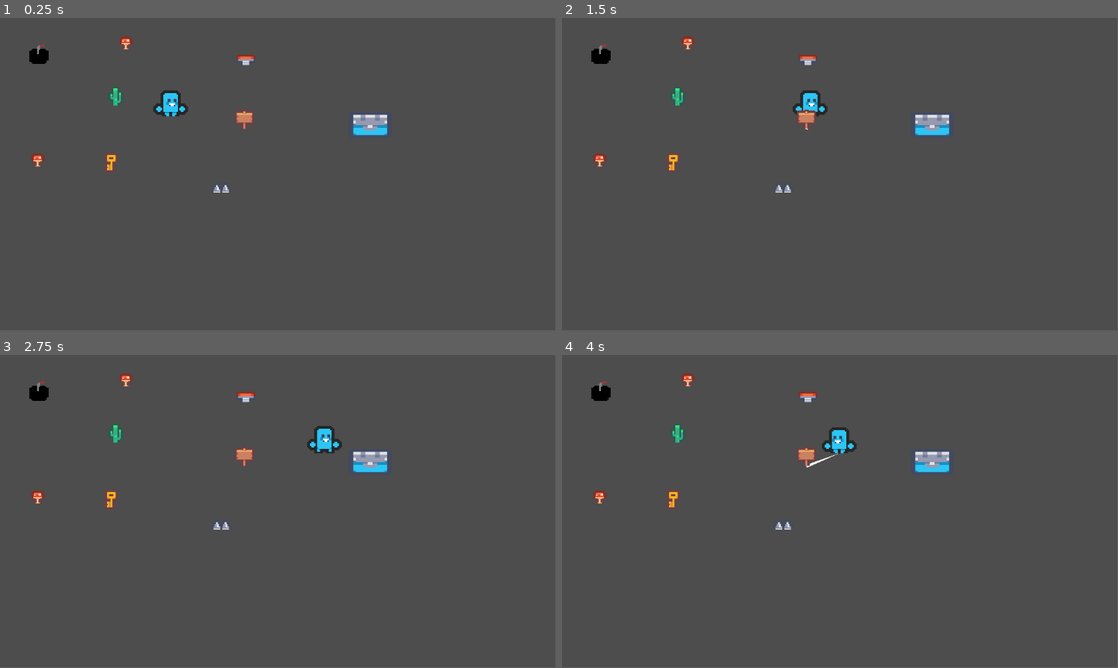
Above: before the commit, frames 1-4 (two rows, left to right).
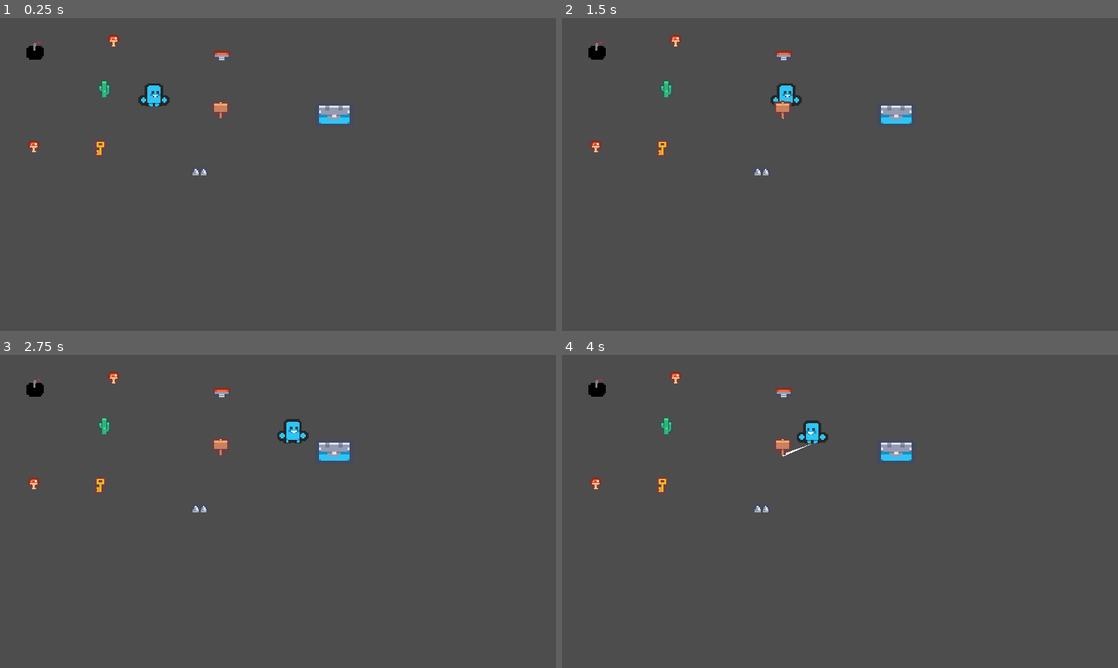
Above: after the commit, the same moments.

Repository: ClemiDouce/DualMotor
Game: Godot game, scene res://src/Stage/Stage.tscn
Two runs of this game, one before a commit and one after it. Both use one fixed random seed, a clock stepped at 60 frames per second and the inputs below.
Inputs (mouse positions are in pixels of both pictures, inside the frame that each line leads up to):
- Up to frame 1 (0.25 s): no input
- Up to frame 2 (1.5 s): tap Enter at 0.5 s; move the mouse to (962, 158) at 0.52 s; hold D (p1_right) 0.53-1.25 s; tap E (action_1) at 0.6 s; click (962, 158) at 0.67 s; drag from (728, 190) to (934, 124) at 1.27 s
- Up to frame 3 (2.75 s): tap Space at 2 s; move the mouse to (333, 442) at 2.02 s; hold D (p1_right) from 2.03 s (still down); tap Delete at 2.1 s
- Up to frame 4 (4 s): release D (p1_right) at 2.75 s; drag from (812, 574) to (890, 442) at 2.77 s; tap Enter at 3.5, 3.6 s; move the mouse to (1006, 558) at 3.52 s; hold A (p1_left) from 3.53 s (still down)
In our replay, the window is 799x449 before the commit and 800x450 after it. These sizes can differ from the game's own. Grey fills any space a smaller window leaves; there, only what the larger window draws over its background counts as a difference.

The runs differ from the first frame. In frame 1, 2.7% of the frame differs, in the area x 4-70%, y 5-56%; in frame 2, 2.7%; in frame 3, 2.7%; in frame 4, 2.8%.

Commit message:
Porter moteur et particle

Diff:
--- a/project.godot
+++ b/project.godot
@@ -15,8 +15,15 @@
 config/features=PackedStringArray("4.2", "Forward Plus")
 config/icon="res://icon.svg"
 
+[autoload]
+
+Global="*res://src/Singleton/Global.gd"
+
 [display]
 
+window/size/viewport_width=1280
+window/size/viewport_height=720
+window/stretch/mode="canvas_items"
 window/stretch/scale=3.0
 
 [editor_plugins]
--- a/src/Motor/anchor_element.gd
+++ b/src/Motor/anchor_element.gd
@@ -32,3 +32,13 @@
 		return null
 
 	return part_mounted
+
+func get_part_node() -> Node:
+	if not is_occupied:
+		return
+
+	return mounted_object.get_children()[0]
+
+func reset():
+	part_mounted = ""
+	get_part_node().queue_free()
--- a/src/Motor/motor.gd
+++ b/src/Motor/motor.gd
@@ -7,7 +7,10 @@
 @onready var anchor_right:= $AnchorRight as MotorEmplacement
 @onready var anchor_down:= $AnchorDown as MotorEmplacement
 @onready var drop_zone_detector: Area2D = $DetectDropZone
-@onready var confetti: GPUParticles2D = $ConfettiGenerator
+@onready var confetti_generator: GPUParticles2D = $ConfettiGenerator
+@onready var cross_generator :GPUParticles2D= $CrossGenerator
+
+@export var point_depart: Marker2D
 
 
 
@@ -31,13 +34,7 @@
 }
 
 func _ready():
-	motor_bp = {
-		"top1": "KEY",
-		"top2": "SPIKE",
-		"down": "CACTUS",
-		"left": "PISTON",
-		"right": "PANNEL"
-	}
+	motor_bp = generate_random_motor()
 
 func check_parts():
 	parts["top1"] = anchor_top_1.get_part()
@@ -52,10 +49,33 @@
 		var zone : Area2D = temp[0]
 		if zone.name == "DropZone":
 			if is_correct:
-				confetti.emitting = true
-				await get_tree().create_timer(2).timeout
-				queue_free()
+				confetti_generator.emitting = true
+
 			else:
-				print("NAY")
+				cross_generator.emitting = true
+
+			await get_tree().create_timer(2).timeout
+			reset_motor()
 		elif zone.name == "TrashZone":
 			print("Highway to the Trash Zone")
+
+func generate_random_motor():
+	var list_part : Array = Global.part_list
+	list_part.shuffle()
+	var new_bp = {
+		"top1": list_part[0],
+		"top2": list_part[1],
+		"down": list_part[2],
+		"left": list_part[3],
+		"right": list_part[4]
+	}
+	return new_bp
+
+func reset_motor():
+	motor_bp = generate_random_motor()
+	parts = Global.clean_motor.duplicate()
+	for el in get_children():
+		if el is MotorEmplacement:
+			el.reset()
+	await get_tree().create_timer(0.5).timeout
+	global_position = point_depart.global_position
--- a/src/Motor/motor.tscn
+++ b/src/Motor/motor.tscn
@@ -1,8 +1,9 @@
-[gd_scene load_steps=9 format=3 uid="uid://cb38xyy565yi0"]
+[gd_scene load_steps=12 format=3 uid="uid://cb38xyy565yi0"]
 
 [ext_resource type="Texture2D" uid="uid://bklw20p1rraop" path="res://assets/motor_base.png" id="1_8nx4d"]
 [ext_resource type="Script" path="res://src/Motor/motor.gd" id="1_mhqng"]
 [ext_resource type="PackedScene" uid="uid://cbgmgw7oy8qic" path="res://src/Motor/anchor_element.tscn" id="2_gh1e1"]
+[ext_resource type="Texture2D" uid="uid://b0ige2do2j8u5" path="res://assets/ui/error_cross.png" id="4_mi8pc"]
 
 [sub_resource type="RectangleShape2D" id="RectangleShape2D_220f4"]
 size = Vector2(24, 14)
@@ -36,6 +37,30 @@
 color_ramp = SubResource("GradientTexture1D_emcgl")
 hue_variation_min = -0.99
 hue_variation_max = 1.0
+
+[sub_resource type="CanvasItemMaterial" id="CanvasItemMaterial_8oi16"]
+particles_animation = true
+particles_anim_h_frames = 2
+particles_anim_v_frames = 1
+particles_anim_loop = false
+
+[sub_resource type="ParticleProcessMaterial" id="ParticleProcessMaterial_tim46"]
+particle_flag_disable_z = true
+angle_min = -240.0
+angle_max = 240.0
+direction = Vector3(0, -1, 0)
+spread = 20.0
+flatness = 0.04
+initial_velocity_min = 80.0
+initial_velocity_max = 120.0
+angular_velocity_min = -45.0
+angular_velocity_max = 45.0
+gravity = Vector3(0, 200, 0)
+linear_accel_min = -20.84
+linear_accel_max = 12.5
+scale_min = 0.1
+scale_max = 0.3
+anim_offset_max = 1.0
 
 [node name="CharacterBody2D" type="CharacterBody2D"]
 collision_layer = 64
@@ -79,8 +104,19 @@
 position = Vector2(0, -7)
 emitting = false
 amount = 50
-process_material = SubResource("ParticleProcessMaterial_tim46")
+process_material = SubResource("ParticleProcessMaterial_f86hn")
 lifetime = 2.0
 one_shot = true
 explosiveness = 1.0
 randomness = 0.51
+
+[node name="CrossGenerator" type="GPUParticles2D" parent="."]
+material = SubResource("CanvasItemMaterial_8oi16")
+position = Vector2(0, -7)
+emitting = false
+amount = 50
+process_material = SubResource("ParticleProcessMaterial_tim46")
+texture = ExtResource("4_mi8pc")
+one_shot = true
+explosiveness = 1.0
+randomness = 0.51
--- /dev/null
+++ b/src/Singleton/Global.gd
@@ -0,0 +1,11 @@
+extends Node
+
+var part_list = ["FLAG", "CACTUS", "PISTON", "SPIKE", "KEY", "PANNEL", "LEVER", "MUSHROOM", "BOMB"]
+
+var clean_motor := {
+	"top1": null,
+	"top2": null,
+	"down": null,
+	"left": null,
+	"right": null
+}
--- a/src/Stage/Stage.tscn
+++ b/src/Stage/Stage.tscn
@@ -22,8 +22,9 @@
 [node name="GameScene" type="Node2D"]
 script = ExtResource("1_s5e0i")
 
-[node name="Motor" parent="." instance=ExtResource("3_i11p8")]
+[node name="Motor" parent="." node_paths=PackedStringArray("point_depart") instance=ExtResource("3_i11p8")]
 position = Vector2(256, 74)
+point_depart = NodePath("../Node2D/PointDepartMotor1")
 
 [node name="Line2D" type="Line2D" parent="."]
 points = PackedVector2Array(0, 0, 0, 0)
@@ -114,3 +115,10 @@
 [node name="Object8" parent="Objects" instance=ExtResource("2_rp0cr")]
 position = Vector2(77, 107)
 object_type = "KEY"
+
+[node name="Node2D" type="Node2D" parent="."]
+
+[node name="PointDepartMotor1" type="Marker2D" parent="Node2D"]
+position = Vector2(257, 76)
+
+[node name="PointDeparMotor2" type="Marker2D" parent="Node2D"]
Binary file added: assets/ui/error_cross.png
Not shown, added: assets/ui/error_cross.png.import
Not shown: 1 places in src/Motor/motor.tscn that only renumber resources
Not shown, changed: kanban_tasks_data.kanban
